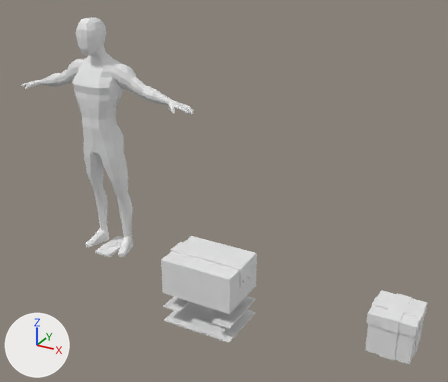
The Blender file [02] Blender Saves/Player Assets.blend as it was, and as the next commit left it.
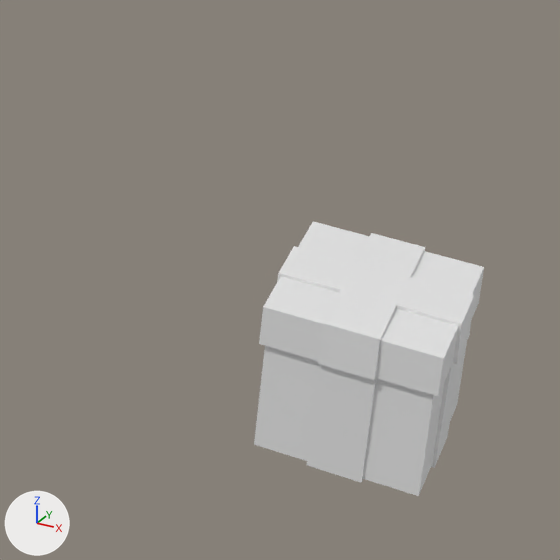
Each version is shown whole from a camera (50 mm lens) standing at (2.258, -3.857, 2.702) and looking at (0.098, 0.071, 0.738), then close up on the part from 66% to 100% of the width and 60% to 100% of the height. The axes (+X, +Y, +Z) are drawn at lower left. The lights are the same throughout.

Objects in the first close-up: 'Gift', 'Gift_Lid'.
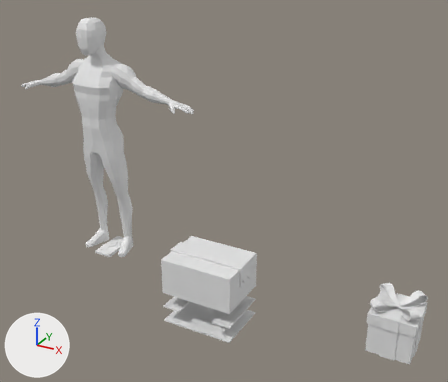
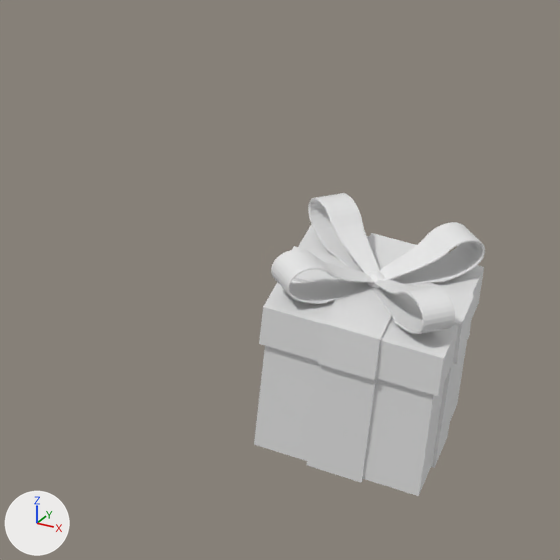
Commit message: Finished Gift Morph

Where the change shows, as pixel boxes [x1, y1, x2, y2] in the close-ups (560 x 560 px):
'Icosphere', added
    after: [259, 193, 485, 396]
'Gift_Lid', deleted
    before: [259, 221, 484, 396]

Patch to the scene script:
```diff
--- a/[02] Blender Saves/Player Assets.blend.py
+++ b/[02] Blender Saves/Player Assets.blend.py
@@ me_icosphere @@
+me_icosphere.from_pydata(...)  # 4341 vertices, 4347 faces; spans x -8.5..8.5, y -8.5..8.5, z -6.7..5.4
@@ ob_gift_lid @@
-ob_gift_lid = bpy.data.objects.new('Gift_Lid', me_cube_006)
-ob_gift_lid.location = (1.549, 0.0, -0.131)
-ob_gift_lid.scale = (0.16, 0.16, 0.16)
@@ ob_icosphere @@
+ob_icosphere = bpy.data.objects.new('Icosphere', me_icosphere)
+ob_icosphere.location = (1.549, 0.0, 0.179)
+ob_icosphere.scale = (0.021, 0.021, 0.0148)
```
